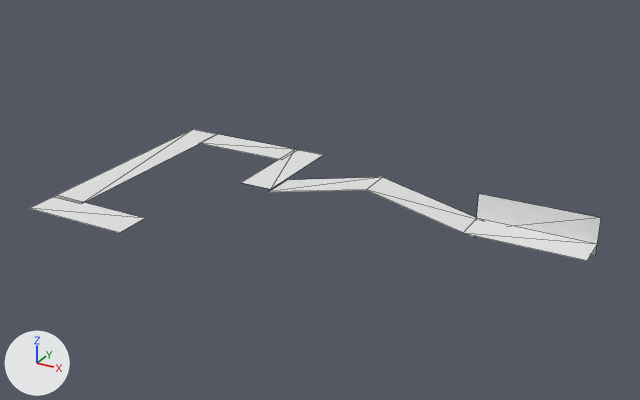
One commit to the FBX model Resources/Assets/stage1.fbx: the scene before it, then after it.
Rendered twice from a 50 mm camera at (77.7, -308.7, 151.2) aimed at (-81.4, -19.5, 6.6). The lights are fixed; the arrows at lower left show +X, +Y and +Z. Mesh edges are drawn as thin lines. Where no turn or scale is listed for an object, it has been applied to the vertices.

Objects in the first picture: '平面', '平面.001', '平面.002', '平面.003', '平面.004', '平面.005', '平面.006', '平面.007'.
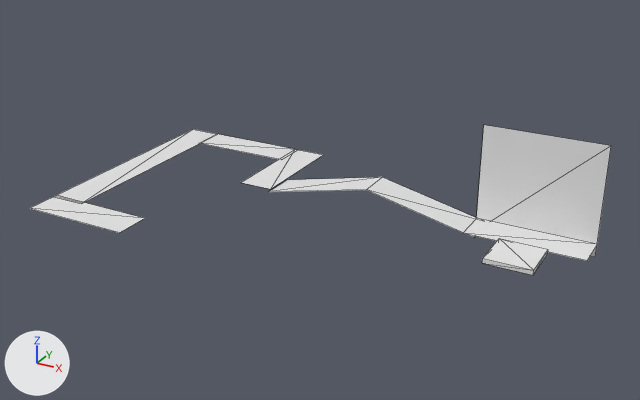
Pixel boxes [x1, y1, x2, y2] of what changed, in the pictures (640 x 400 px):
'平面.007', moved, turned, rescaled: before [477, 194, 601, 256]; after [477, 125, 611, 257]
'立方体', added: after [482, 238, 548, 275]

Diff of the bpy script that builds the scene:
```diff
--- a/Resources/Assets/stage1.fbx.py
+++ b/Resources/Assets/stage1.fbx.py
@@ me_立方体 @@
+me_立方体.from_pydata(...)  # a box spanning x -9.5..9.5, y -9.5..9.5, z -1.0..1.0
@@ ob_平面_007 @@
 ob_平面_007 = bpy.data.objects.new('平面.007', me_平面_007)
-ob_平面_007.location = (0.0, 7.8, 3.0)
-ob_平面_007.rotation_euler = (3.094, 0.0, 0.0)  # degrees (177, 0, 0)
+ob_平面_007.location = (0.0, 7.8, 17.1)
+ob_平面_007.rotation_euler = (-3.142, 0.0, 0.0)  # degrees (-180, 0, 0)
+ob_平面_007.scale = (1.0, 1.01, 2.9)
@@ ob_立方体 @@
+ob_立方体 = bpy.data.objects.new('立方体', me_立方体)
+ob_立方体.location = (0.0, -17.4, 0.3)
```
